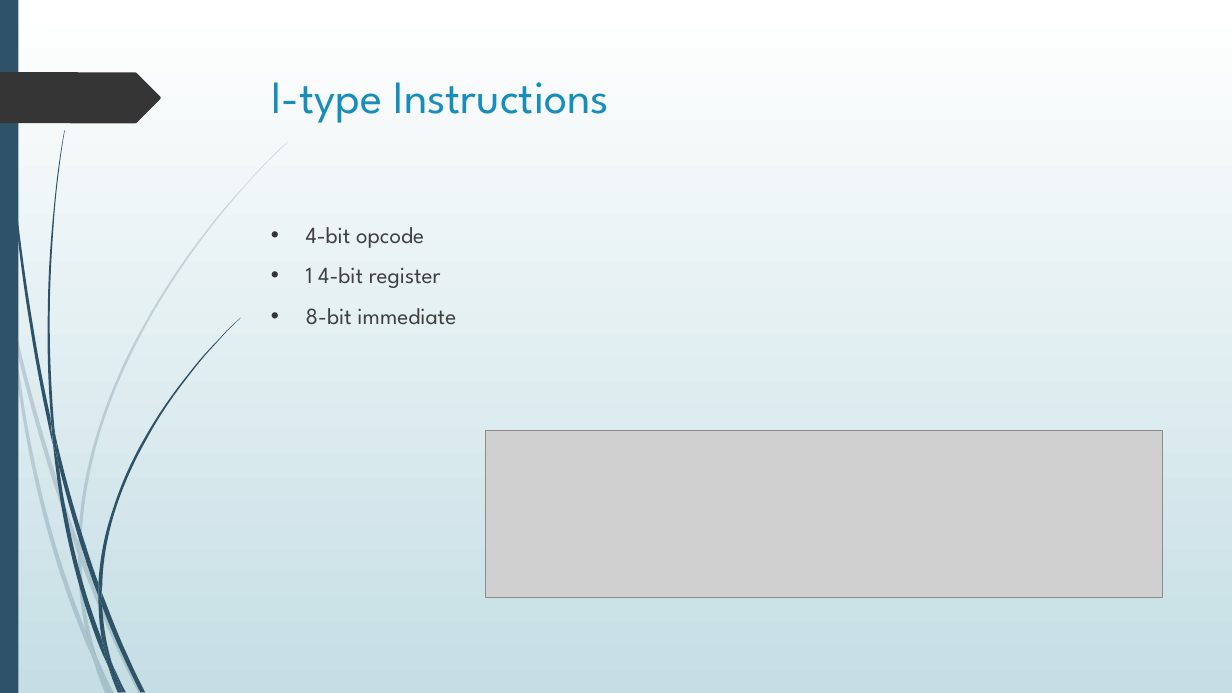
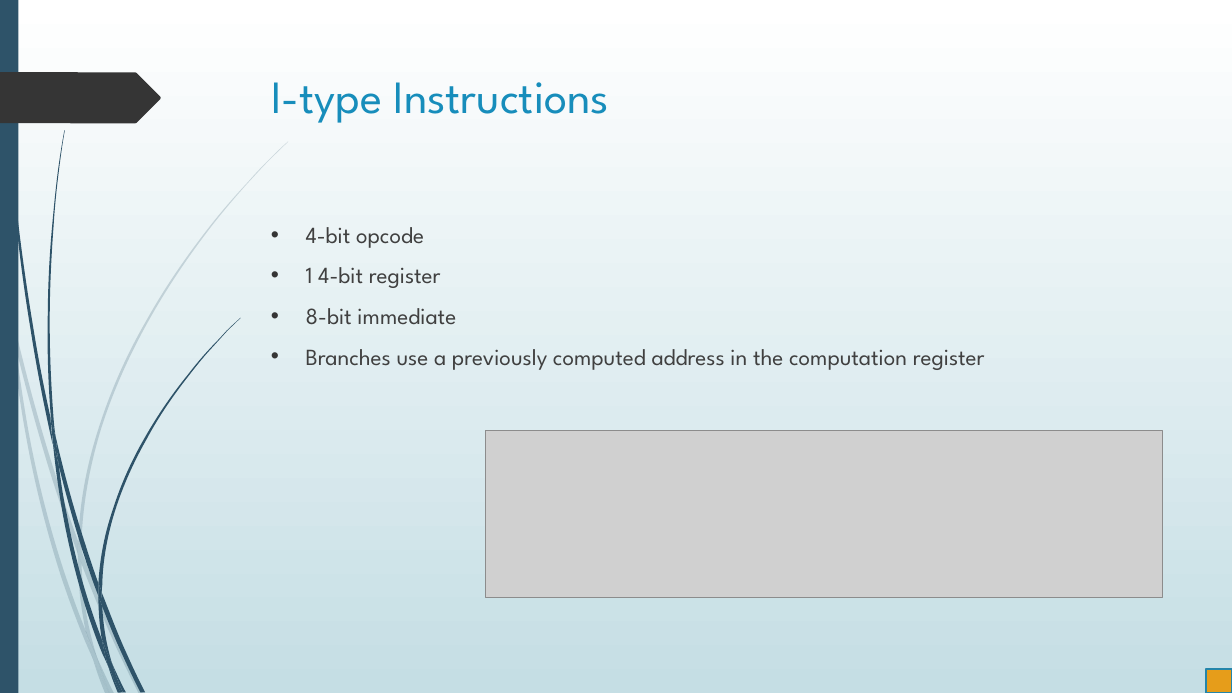
Before and after one commit to merreltc/16-Bit-Processor, a slide deck: slide 4 of FinalReport/FinalPresentation-Working.pptx. Drawn at 1232x693 pixels with LibreOffice and Linux fonts; fonts in the diff are those of the drawing; grey boxes stand for pictures. Boxes give left, top, right and bottom in pixels: in the first picture for what was removed or moved away, otherwise in the second. Text is boxed around its words. In the diff, an @@ line names an element or a change of style, - is before the commit and + after.

```diff
--- a/FinalReport/FinalPresentation-Working.pptx
+++ b/FinalReport/FinalPresentation-Working.pptx
@@ text at (x1=306, y1=349, x2=985, y2=370): paragraph added @@
+• Branches use a previously computed address in the computation register
@@ rectangle added at (x1=1206, y1=669, x2=1232, y2=693), fill #E69D1A, outline #2485AA 1.25 pt @@
```
Also in this commit, not shown: 4 other slides changed, 6 slides added.
